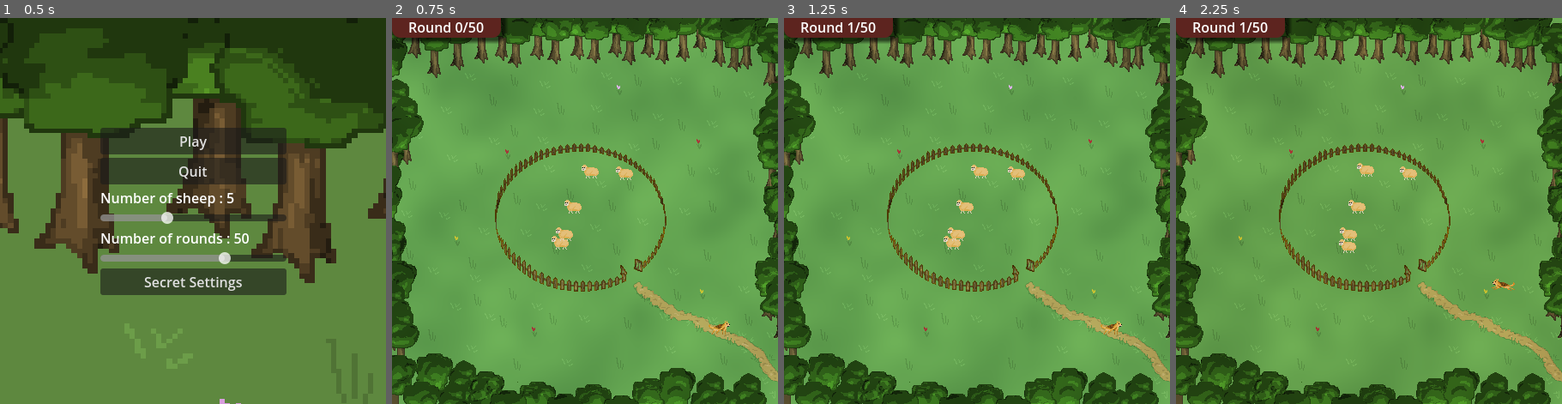
Above: before the commit, frames 1-4 (left to right).
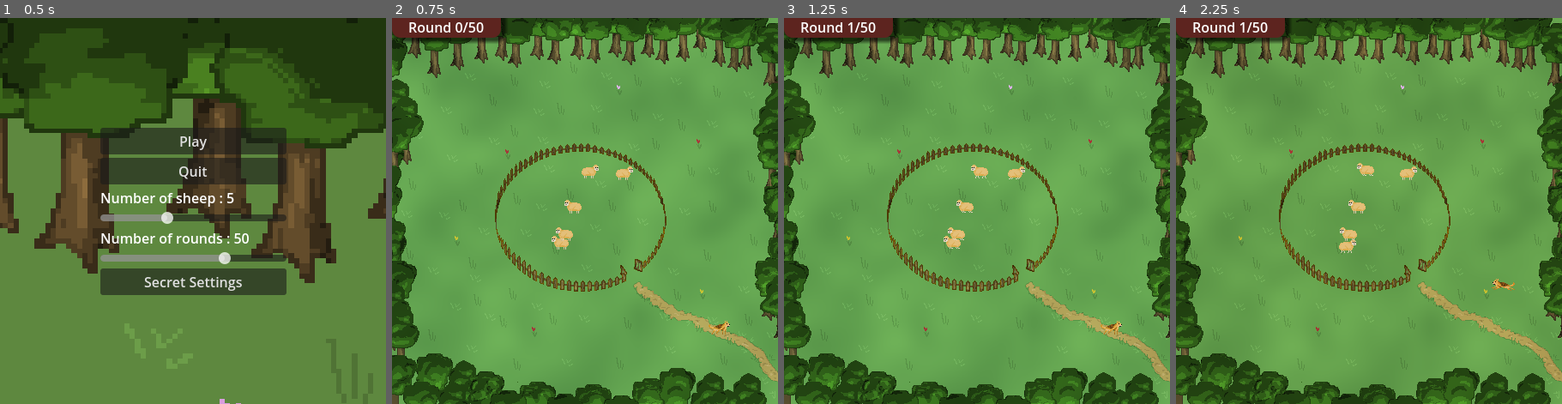
Above: after the commit, the same moments.

Repository: binaryHips/MAIgeAcademy
Game: Godot game, scene res://src/scenes/menu/Menu.tscn
The game is run twice, just before and just after one commit, with the same random seed, the same clock (stepped at 60 frames per second) and the same inputs.
Inputs (mouse positions are in pixels of both pictures, inside the frame that each line leads up to):
- Up to frame 1 (0.5 s): no input
- Up to frame 2 (0.75 s): click "Play" at 0.5 s
- Up to frame 3 (1.25 s): no input
- Up to frame 4 (2.25 s): move the mouse to (1453, 191) at 1.27 s; hold Right (ui_right) 1.28-2.03 s; tap Enter at 2 s; move the mouse to (1291, 230) at 2.02 s; hold Down (ui_down) from 2.03 s (still down)

Frame 1 is identical in both runs. In frame 2, 0.2% of the frame differs, in the area x 42-63%, y 38-60%; in frame 3, 0.1%; in frame 4, 0.2%.

Commit message:
feat: Animation Sheep wip

Diff:
--- a/src/scenes/chien/brain.gd
+++ b/src/scenes/chien/brain.gd
@@ -55,7 +55,7 @@
 
 	if has_state("patrol"):
 		body.patrol()
-		print(percept)
+		#print(percept)
 		if !percept["sheep"].is_empty():
 			override_state("bark")
 
--- a/src/scenes/chien/chien.gd
+++ b/src/scenes/chien/chien.gd
@@ -37,5 +37,5 @@
 	_animated_sprite.play("court")
 
 func bark():
-	print("Le chien aboie !")
+	#print("Le chien aboie !")
 	_animated_sprite.play("aboie")
--- a/src/scenes/sheep/brain.gd
+++ b/src/scenes/sheep/brain.gd
@@ -59,7 +59,7 @@
 func _act(percept):
 	print(states)
 	if has_state("runaway"):
-
+		#body.walk()
 		if percept["is_inside"]:
 			override_state("idle")
 
@@ -68,6 +68,7 @@
 		execute_action("escape_run")
 
 	elif has_state("return"):
+		#body.walk()
 		if percept["is_inside"]:
 			speed = Settings.sheep_speed
 			count_return = 0
@@ -77,6 +78,7 @@
 
 		elif count_return <= 0:
 			override_state("runaway")
+			body.jump()
 			return
 
 		count_return -= 1
@@ -84,5 +86,21 @@
 	elif has_state("idle"):
 		if not percept["dog_seen"] and not percept["is_inside"]:
 			override_state("runaway")
+			body.jump()
 
+		body.wait()
 		execute_action("idle_walk")
+
+func move():
+	print(move_target)
+	if move_target:
+		body.walk()
+		var tween = get_tree().create_tween()
+		tween.tween_property(body,
+		"global_position",
+		body.global_position.move_toward(move_target, speed),
+		Settings.time_between_turns
+		).set_trans(Tween.TRANS_SINE)
+		tween.play()
+		await tween.finished
+		body.wait()
--- a/src/scenes/sheep/sheep.gd
+++ b/src/scenes/sheep/sheep.gd
@@ -1,11 +1,32 @@
 extends RigidBody2D
 
+var prev_position = Vector2()
+@onready var _animated_sprite = $AnimatedSprite2D
 
 # Called when the node enters the scene tree for the first time.
 func _ready() -> void:
-	pass # Replace with function body.
+	prev_position = position
+	_animated_sprite.play("fixe")
+	#pass # Replace with function body.
 
 
 # Called every frame. 'delta' is the elapsed time since the previous frame.
 func _process(delta: float) -> void:
-	pass
+	if(prev_position.x<position.x):
+		_animated_sprite.scale.x = -2
+	if(prev_position.x>position.x):
+		_animated_sprite.scale.x = 2
+
+	prev_position = position
+	#pass
+
+func wait():
+	_animated_sprite.play("fixe")
+
+func walk():
+	#print("Le mouton marche")
+	_animated_sprite.play("marche")
+
+func jump():
+	#print("Le mouton saute")
+	_animated_sprite.play("saute")
--- a/src/scenes/sheep/sheep.tscn
+++ b/src/scenes/sheep/sheep.tscn
@@ -1,6 +1,7 @@
-[gd_scene load_steps=9 format=3 uid="uid://b3noy08dla50m"]
+[gd_scene load_steps=10 format=3 uid="uid://b3noy08dla50m"]
 
 [ext_resource type="Script" path="res://src/scenes/sheep/brain.gd" id="1_cb3go"]
+[ext_resource type="Script" path="res://src/scenes/sheep/sheep.gd" id="1_gom0w"]
 [ext_resource type="Texture2D" uid="uid://djvmrjhon2nd7" path="res://resources/images/mouton_fixe.png" id="2_vbpay"]
 [ext_resource type="Texture2D" uid="uid://d10nr2yyugb5h" path="res://resources/images/mouton_marche1.png" id="3_rnoor"]
 [ext_resource type="Texture2D" uid="uid://bkifpeids1juy" path="res://resources/images/mouton_marche.png" id="4_vx80i"]
@@ -14,6 +15,9 @@
 "frames": [{
 "duration": 1.0,
 "texture": ExtResource("2_vbpay")
+}, {
+"duration": 1.0,
+"texture": ExtResource("5_4po7o")
 }],
 "loop": true,
 "name": &"fixe",
@@ -46,6 +50,7 @@
 gravity_scale = 0.0
 freeze = true
 freeze_mode = 1
+script = ExtResource("1_gom0w")
 
 [node name="CollisionShape2D" type="CollisionShape2D" parent="."]
 shape = SubResource("CircleShape2D_7vykp")
@@ -54,7 +59,7 @@
 texture_filter = 1
 scale = Vector2(2, 2)
 sprite_frames = SubResource("SpriteFrames_b0ld6")
-animation = &"marche"
+animation = &"fixe"
 
 [node name="Brain" type="Node" parent="."]
 script = ExtResource("1_cb3go")
